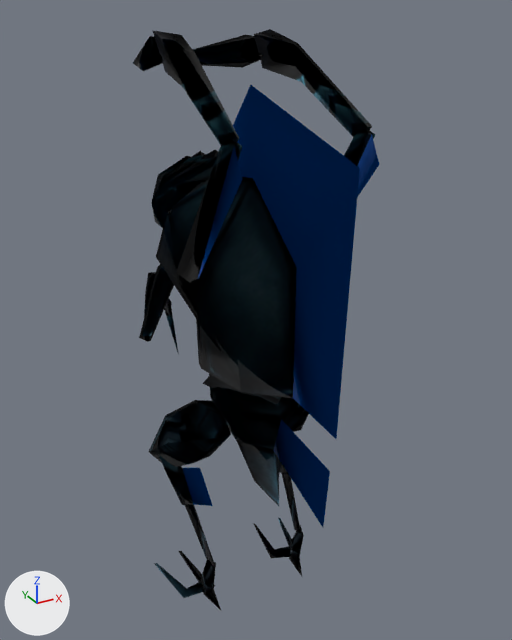
A saved change to the glTF model assets/models/monsters/ac/olthoi.glb.
Rendered twice from a 50 mm camera at (-1.4, -2.6, 2.86) aimed at (0.14, 0.21, 1.46). The axes (+X, +Y, +Z) are drawn at lower left. The lights are the same throughout. The older version comes first. Where no turn or scale is listed for an object, it has been applied to the vertices.

Objects in the first picture: 'part0', 'part1', 'part14', 'part15', 'part16', 'part2', 'part20', 'part23', 'part3', 'part4', 'part5', 'part6' and 9 more.
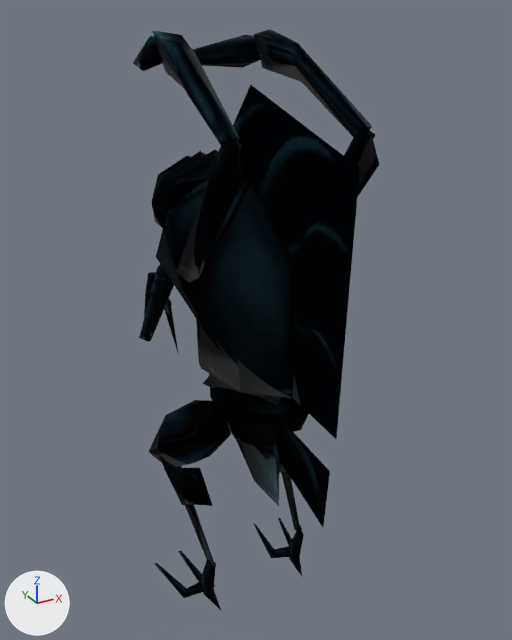
What differs and where, as boxes (x1, y1, x2, y2) in the pictures (512 x 640 px):
'part0', surface changed (blue to black)
    both: (195, 84, 360, 439)
'part14', surface changed (blue to black)
    both: (272, 398, 330, 527)
'part2', surface changed (blue to black)
    both: (194, 139, 242, 280)
'part16', surface changed (blue to black)
    both: (159, 456, 215, 567)
'part4', surface changed (blue to black)
    both: (344, 128, 379, 197)

The change, as a diff of the scene's bpy script:
```diff
--- a/assets/models/monsters/ac/olthoi.glb.py
+++ b/assets/models/monsters/ac/olthoi.glb.py
@@ mat_material_1 @@
 mat_material_1 = bpy.data.materials.new('Material_1')
-# nodes: BsdfPrincipled, OutputMaterial
-# colours: blue #005dc7
+# nodes: BsdfPrincipled, Math x2, OutputMaterial, TexImage
+# uses the picture img_image_1
```
